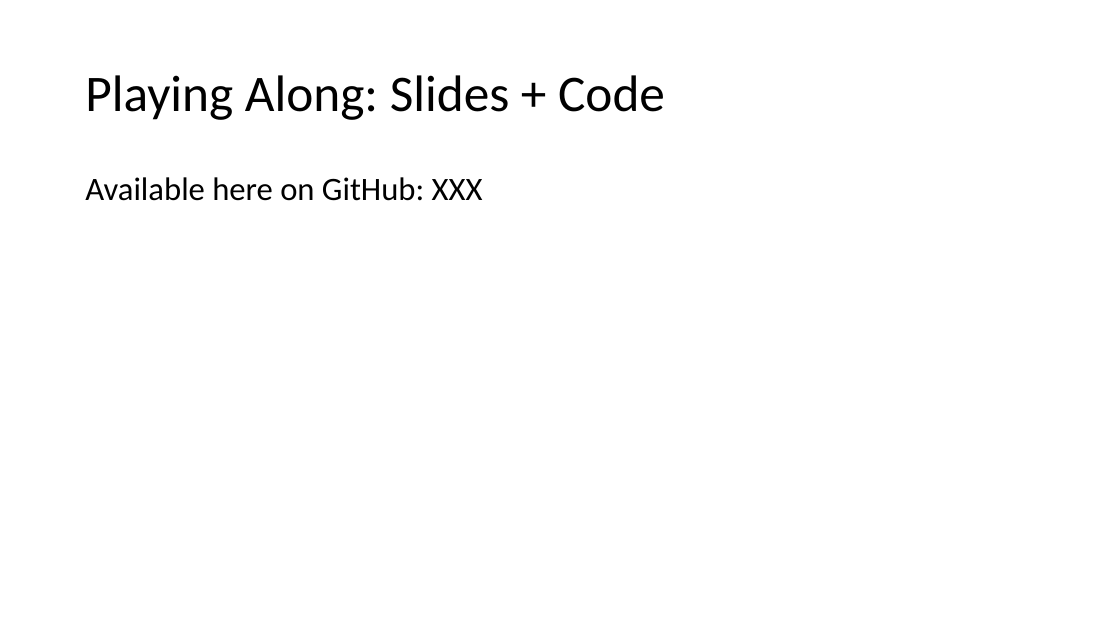
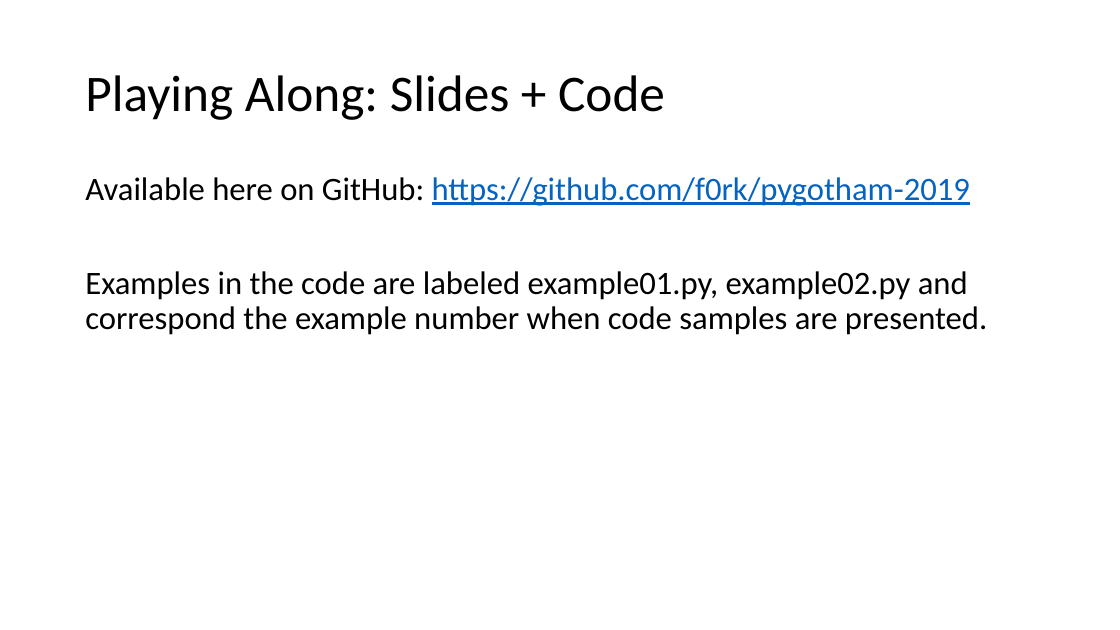
Before and after one commit to f0rk/pygotham-2019, a slide deck: slide 3 of pygotham-2019.pptx. Drawn at 1120x630 pixels with LibreOffice and Linux fonts; fonts in the diff are those of the drawing. Boxes give left, top, right and bottom in pixels: in the first picture for what was removed or moved away, otherwise in the second. Text is boxed around its words. In the diff, an @@ line names an element or a change of style, - is before the commit and + after.

Commit message:
flesh out examples in the first section

```diff
--- a/pygotham-2019.pptx
+++ b/pygotham-2019.pptx
@@ text at (85, 177, 987, 335): text changed @@
-Available here on GitHub: XXX
+Available here on GitHub: https://github.com/f0rk/pygotham-2019
+Examples in the code are labeled example01.py, example02.py and correspond the example number when code samples are presented.
```
Also in this commit, not shown: 1 other slide changed, 3 slides added, 1 other file.
